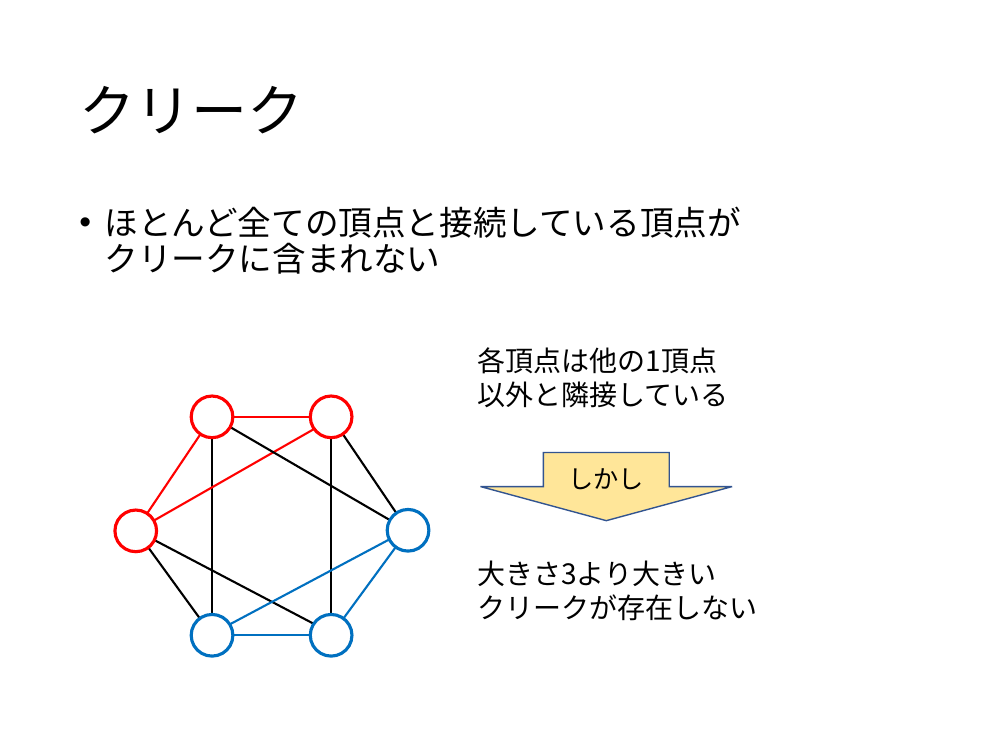
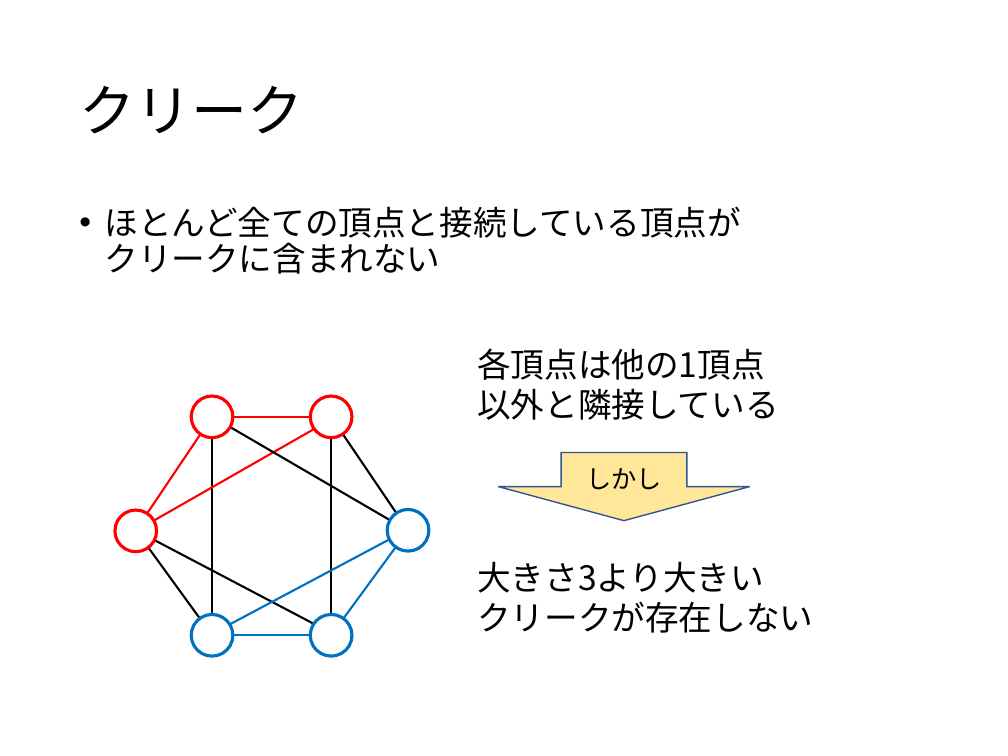
Before and after one commit to Izulabo-nitech/Maximum_kplex_Problem, a slide deck: slide 7 of presentation/卒論発表会.pptx. Drawn at 1008x756 pixels with LibreOffice and Linux fonts; fonts in the diff are those of the drawing. Boxes give left, top, right and bottom in pixels: in the first picture for what was removed or moved away, otherwise in the second. Text is boxed around its words. In the diff, an @@ line names an element or a change of style, - is before the commit and + after.

```diff
--- a/presentation/卒論発表会.pptx
+++ b/presentation/卒論発表会.pptx
@@ text "各頂点は他の1頂点" at <box>477,348,778,420</box>: size 20 to 24 pt @@
@@ down arrow "しかし": place and size @@
-down arrow "しかし" at <box>481,453,733,521</box>
+down arrow "しかし" at <box>498,453,750,521</box>
@@ text "大きさ3より大きい" at <box>477,561,813,633</box>: size 20 to 24 pt @@
```
Also in this commit, not shown: 4 other slides changed, 2 slides added, 1 slide removed.
